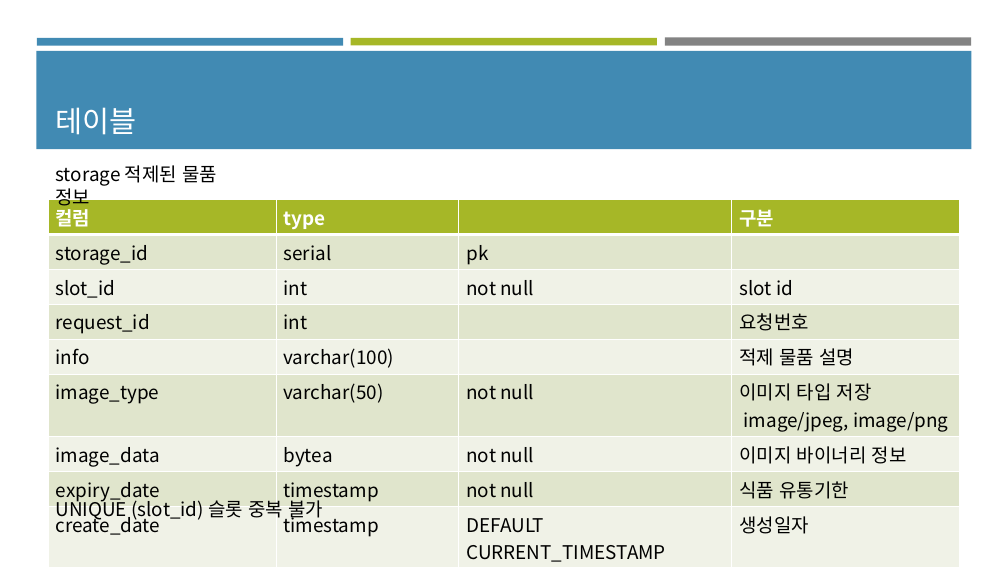
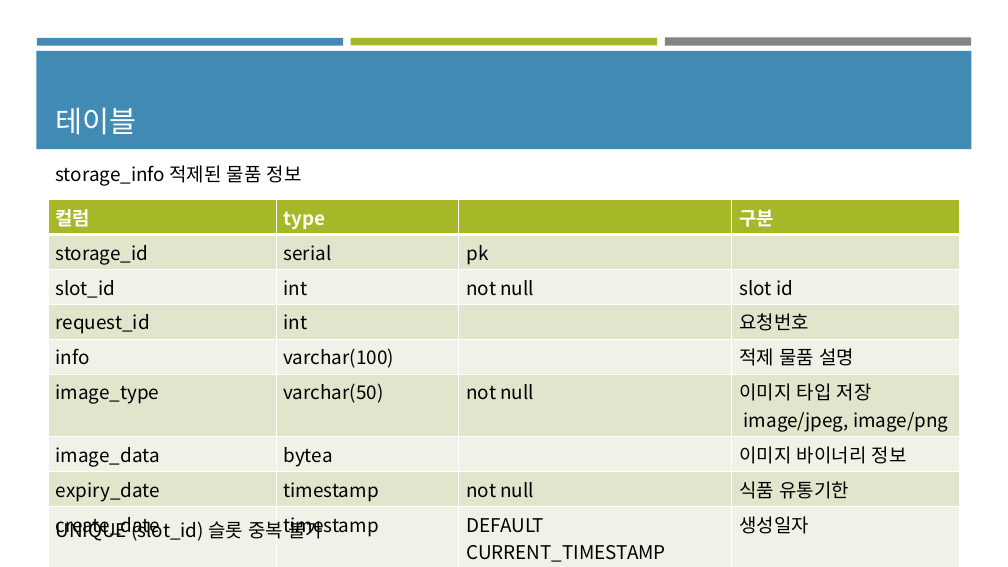
Before and after one commit to mkim0203/yolo_mini_project, a slide deck: slide 15 of 창고관리.pptx. Drawn at 1008x567 pixels with LibreOffice and Linux fonts; fonts in the diff are those of the drawing. Boxes give left, top, right and bottom in pixels: in the first picture for what was removed or moved away, otherwise in the second. Text is boxed around its words. In the diff, an @@ line names an element or a change of style, - is before the commit and + after.

Commit message:
창고현황, 적제요청, 적재요청 현황 화면 작업

```diff
--- a/창고관리.pptx
+++ b/창고관리.pptx
@@ text at box(55, 165, 302, 186): text changed @@
-storage 적제된 물품 정보
+storage_info 적제된 물품 정보
@@ table at box(48, 200, 961, 566) @@
-row 7, column 3: not null
+row 7, column 3: 
@@ text "UNIQUE (slot_id) 슬롯 중복 불가": place and size @@
-text "UNIQUE (slot_id) 슬롯 중복 불가" at box(55, 496, 323, 521)
+text "UNIQUE (slot_id) 슬롯 중복 불가" at box(55, 517, 323, 541)
```
Also in this commit, not shown: 5 other slides changed, 14 other files.
